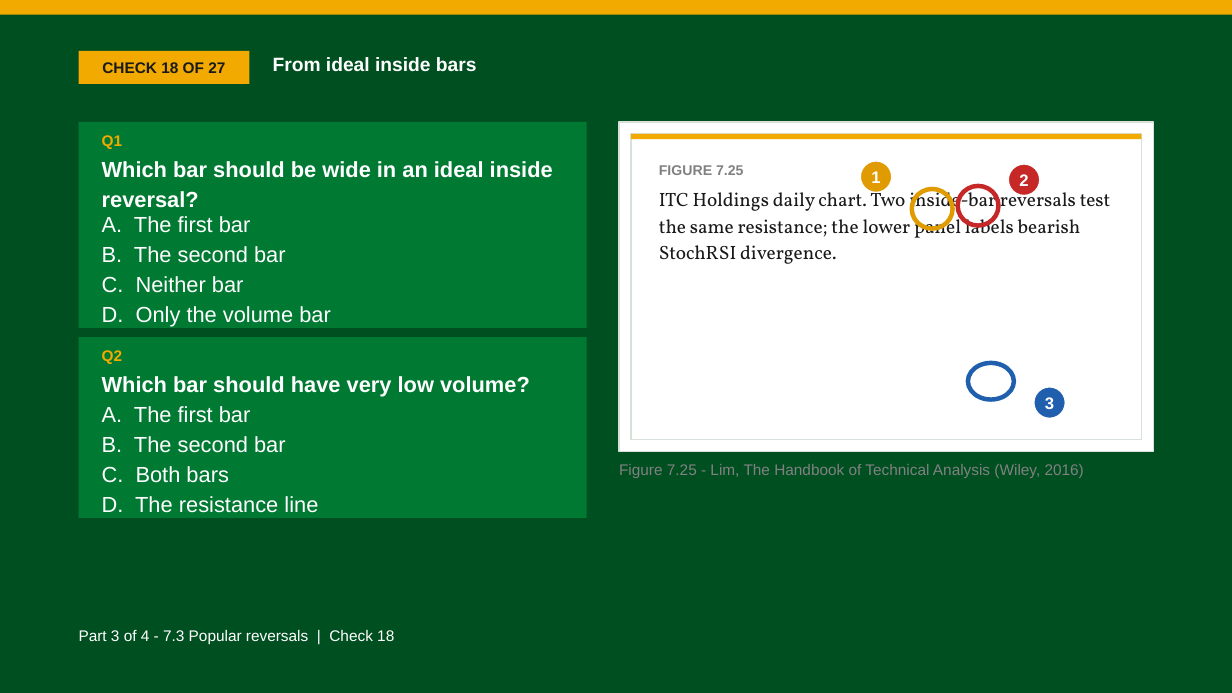
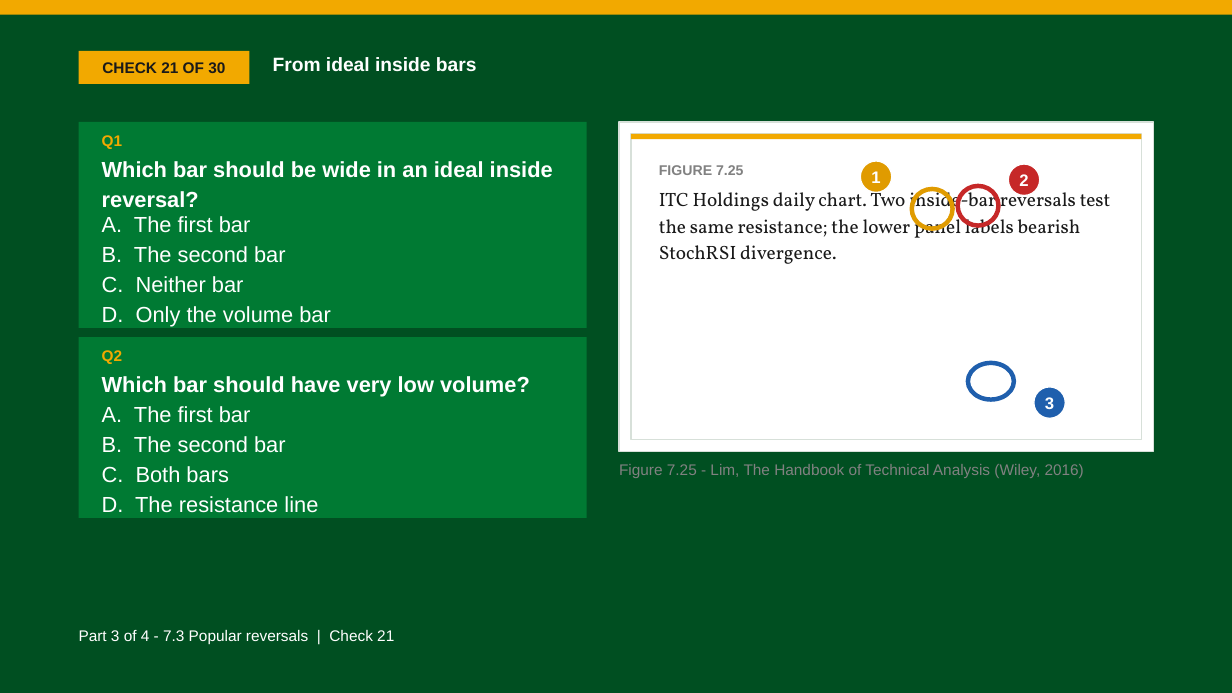
Before and after one commit to benjiesotelo-sudo/Telos_FIN1209, a slide deck: slide 167 of chapter-07/FIN1209-Chapter-07.pptx (slide 168 before the commit). Drawn at 1232x693 pixels with LibreOffice and Linux fonts; fonts in the diff are those of the drawing. Boxes give left, top, right and bottom in pixels: in the first picture for what was removed or moved away, otherwise in the second. Text is boxed around its words. In the diff, an @@ line names an element or a change of style, - is before the commit and + after.

Commit message:
feat(ch7): rebuild Part 2 as written slides, rebased onto the Part 1 rework (#47)
Rebased onto main e008182 as one commit; the previous branch history
(210bbcf to b8488bb) is kept on backup/fm-fin1209-ch7-p2-b8488bb.
Parts 1, 3 and 4 and every non-Part 2 chart are unchanged from main.

Part 2 (section 7.2) is written slide by slide: every single, double,
triple and multiple bar form of Figures 7.4 to 7.11 on its own slide with
the book's one drawing beside an invented chart, both continuation
patterns, the 16 characteristics recalled from Chapter 5, Figure 7.13 and
barrier proximity, with a check after each group.

Read 3 fixes: Figure 7.5 overview and Figure 7.8 form 3 crops keep Lim's
labels whole (a white display mask covers form 2's arrow, which no
straight cut can exclude); bullish multiple form 1's red box holds only
the narrow bars; Part 2 charts with no volume say "Prices are invented
for teaching." Figure 7.11 is 975 x 720 after its re-extraction.

```diff
--- a/chapter-07/FIN1209-Chapter-07.pptx
+++ b/chapter-07/FIN1209-Chapter-07.pptx
@@ text in rectangle at [102, 62, 225, 73]: text changed @@
-CHECK 18 OF 27
+CHECK 21 OF 30
@@ text at [79, 630, 394, 645]: text changed @@
-Part 3 of 4 - 7.3 Popular reversals | Check 18
+Part 3 of 4 - 7.3 Popular reversals | Check 21
```
Also in this commit, not shown: 106 other slides changed, 63 slides added, 64 slides removed, 6 other files.
